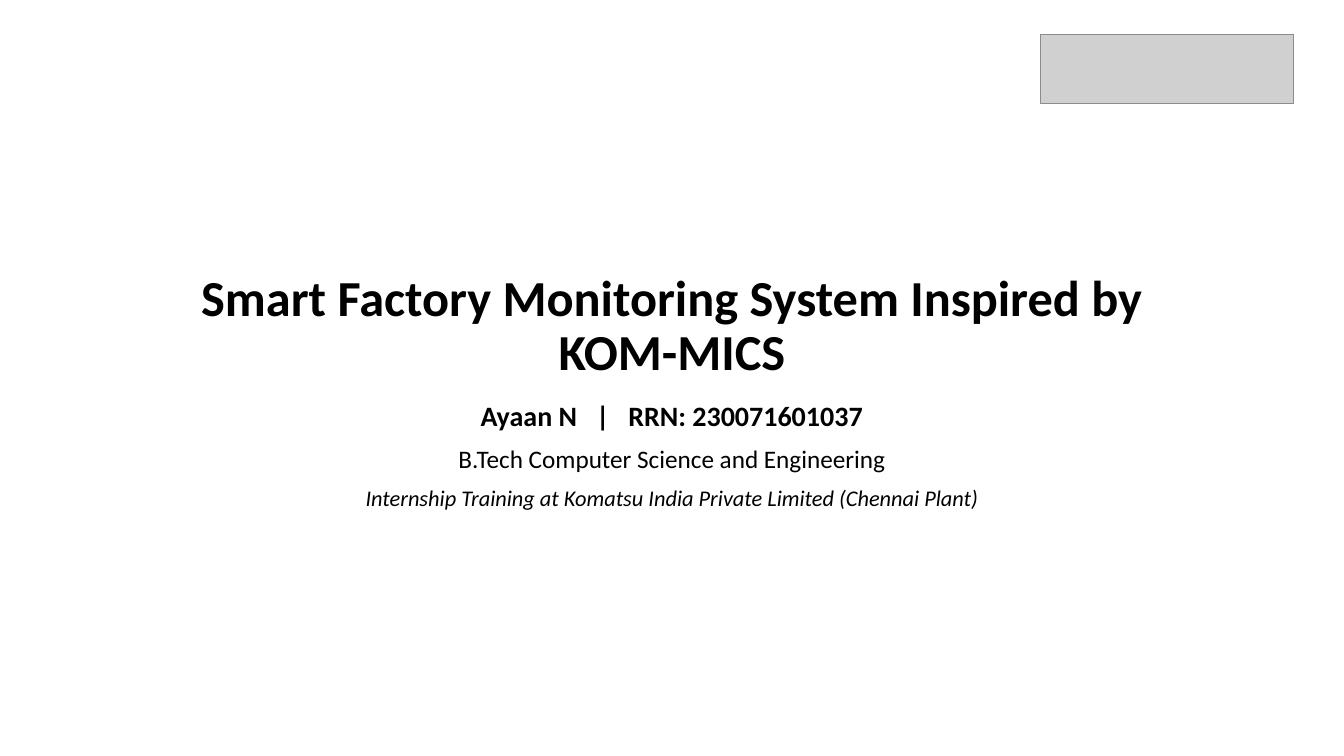
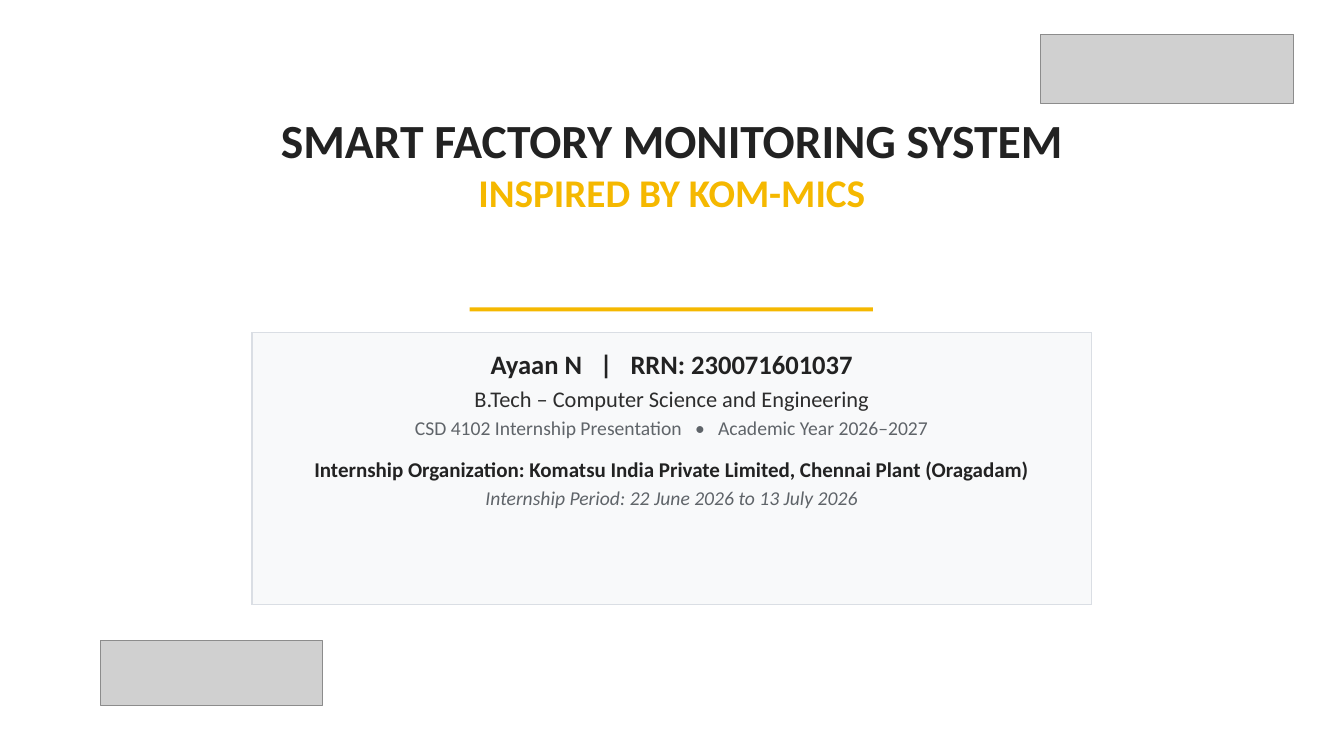
Before and after one commit to ayaan0405/KOM-MICS-Smart-Factory-Monitoring, a slide deck: slide 1 of SMART_FACTORY_MONITORING_SYSTEM_PRESENTATION.pptx. Drawn at 1344x756 pixels with LibreOffice and Linux fonts; fonts in the diff are those of the drawing; grey boxes stand for pictures. Boxes give left, top, right and bottom in pixels: in the first picture for what was removed or moved away, otherwise in the second. Text is boxed around its words. In the diff, an @@ line names an element or a change of style, - is before the commit and + after.

```diff
--- a/SMART_FACTORY_MONITORING_SYSTEM_PRESENTATION.pptx
+++ b/SMART_FACTORY_MONITORING_SYSTEM_PRESENTATION.pptx
@@ text "SMART FACTORY MONITORING SYSTEM" at box(281, 126, 1063, 208): vertical alignment bottom to top @@
@@ text at box(281, 126, 1063, 208): text changed; size 36 to 34 pt; text colour #000000 to #222222 @@
-Smart Factory Monitoring System Inspired by KOM-MICS
+SMART FACTORY MONITORING SYSTEM
+INSPIRED BY KOM-MICS
@@ rectangle added at box(470, 308, 873, 312), fill #F5B800 @@
@@ rectangle added at box(252, 333, 1092, 605), fill #F8F9FA, outline #DADEE4 1 pt @@
@@ text "Ayaan N | RRN: 230071601037": place and size @@
-text "Ayaan N | RRN: 230071601037" at box(366, 407, 978, 510)
+text "Ayaan N | RRN: 230071601037" at box(314, 356, 1028, 508)
@@ text at box(491, 356, 852, 379): size 20 to 19 pt, text colour #000000 to #222222 in "Ayaan N | RRN: 230071601037"; line spacing 0.9 to 1; less space between paragraphs @@
@@ text at box(314, 391, 1028, 508): text changed; size 16 to 14 pt; text colour #000000 to #5F6469; italic off @@
-B.Tech Computer Science and Engineering
-Internship Training at Komatsu India Private Limited (Chennai Plant)
+B.Tech – Computer Science and Engineering
+CSD 4102 Internship Presentation • Academic Year 2026–2027
+Internship Organization: Komatsu India Private Limited, Chennai Plant (Oragadam)
+Internship Period: 22 June 2026 to 13 July 2026
@@ picture added at box(101, 640, 323, 706) @@
```
Also in this commit, not shown: 6 other slides changed, 2 slides added, 2 slides removed.
